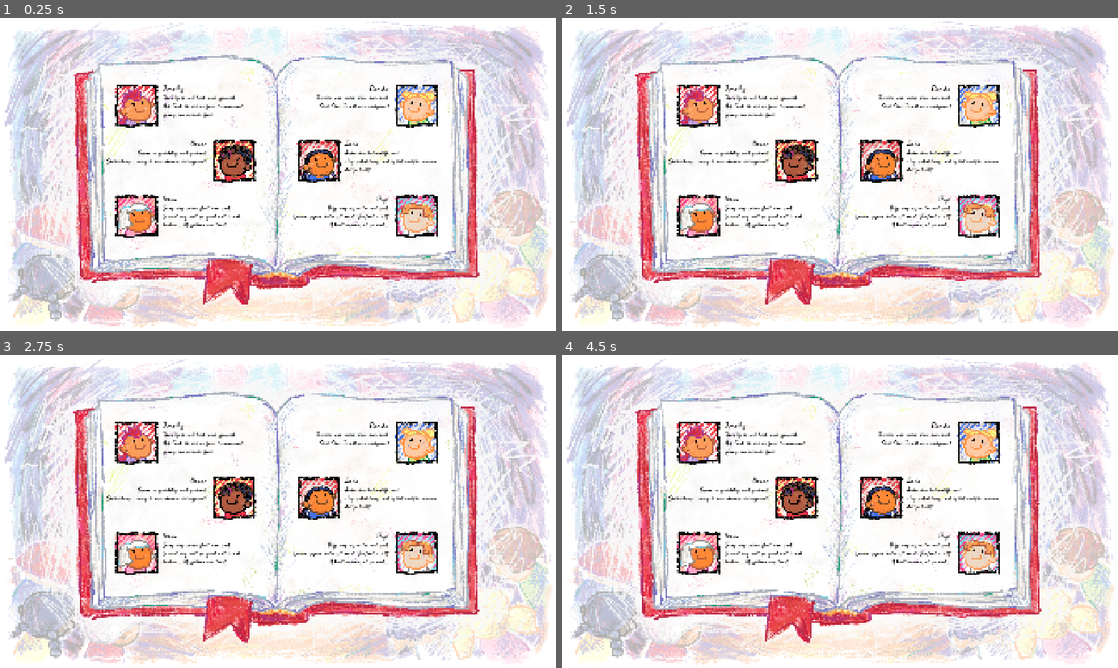
Above: before the commit, frames 1-4 (two rows, left to right).
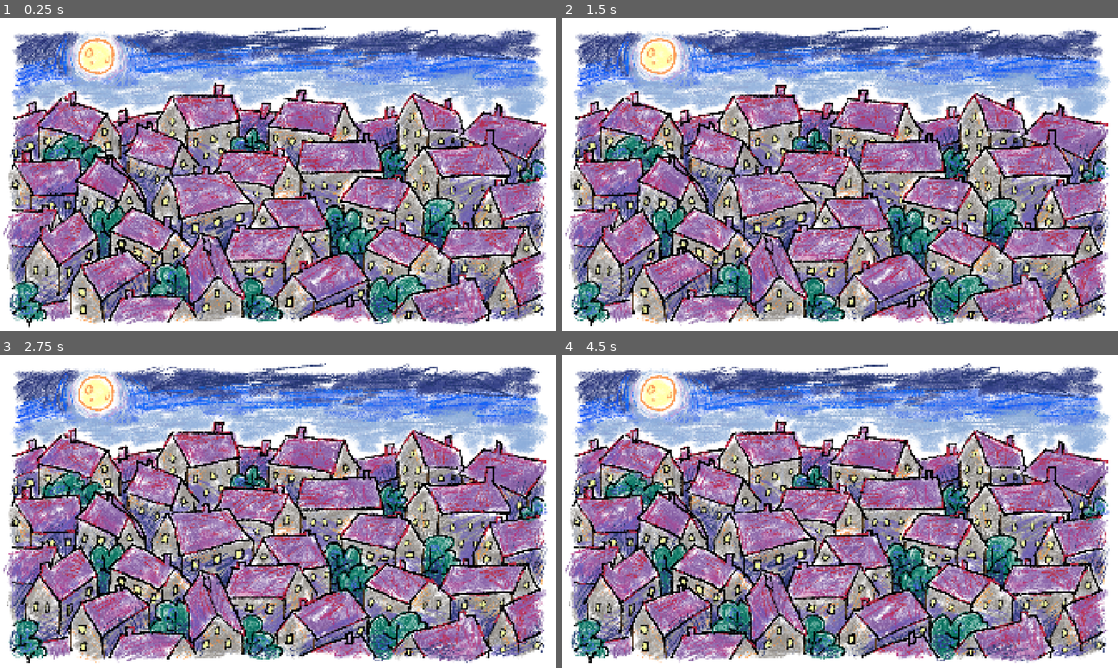
Above: after the commit, the same moments.

Repository: shikariix/sintjam2026
Game: Godot game, scene res://assets/scenes/joscenes/joscene_main.tscn
Same seed, same stepped clock (60 frames per second), same inputs: the game is played once before the commit and once after it. This scene is started directly instead of the project's main scene.
Inputs (mouse positions are in pixels of both pictures, inside the frame that each line leads up to):
- Up to frame 1 (0.25 s): no input
- Up to frame 2 (1.5 s): move the mouse to (962, 158) at 0.52 s; click (962, 158) at 0.67 s; tap Enter at 1.25 s; drag from (728, 190) to (812, 237) at 1.27 s
- Up to frame 3 (2.75 s): move the mouse to (333, 442) at 2.02 s; click (333, 442) at 2.17 s
- Up to frame 4 (4.5 s): drag from (812, 574) to (673, 464) at 2.77 s; move the mouse to (1006, 558) at 3.52 s; click (1006, 558) at 3.67 s; tap Space at 4.25 s; drag from (673, 464) to (756, 433) at 4.27 s

The runs differ from the first frame. In frame 1, 85% of the frame differs, in the area x 0-100%, y 1-99%; in frame 2, 85%; in frame 3, 85%; in frame 4, 85%.

Commit message:
Add dorp visuals 🏘🏡

Diff:
--- a/assets/scenes/joscenes/joscene_main.tscn
+++ b/assets/scenes/joscenes/joscene_main.tscn
@@ -2,6 +2,7 @@
 
 [ext_resource type="PackedScene" uid="uid://volwgq0ep10r" path="res://assets/scenes/visuals/visuals_scene_01.tscn" id="1_0cnvd"]
 [ext_resource type="PackedScene" uid="uid://dltnym1xr6reo" path="res://assets/scenes/ui/ui_boek.tscn" id="2_ax352"]
+[ext_resource type="PackedScene" uid="uid://d2kolqb0wws4w" path="res://assets/scenes/visuals/visuals_scene_03.tscn" id="2_oribv"]
 
 [sub_resource type="StyleBoxFlat" id="StyleBoxFlat_xbecr"]
 bg_color = Color(1, 1, 1, 1)
@@ -18,6 +19,10 @@
 grow_vertical = 2
 theme_override_styles/panel = SubResource("StyleBoxFlat_xbecr")
 
-[node name="Visuals_S01_OpSchoot" parent="CanvasLayer" unique_id=661635230 instance=ExtResource("1_0cnvd")]
+[node name="visuals_scene_01" parent="CanvasLayer" unique_id=661635230 instance=ExtResource("1_0cnvd")]
+visible = false
 
-[node name="UI_Boek" parent="CanvasLayer" unique_id=1467709420 instance=ExtResource("2_ax352")]
+[node name="visuals_scene_03" parent="CanvasLayer" unique_id=546237335 instance=ExtResource("2_oribv")]
+
+[node name="ui_boek" parent="CanvasLayer" unique_id=1467709420 instance=ExtResource("2_ax352")]
+visible = false
--- a/assets/scenes/ui/ui_book_kidcontainer.tscn
+++ b/assets/scenes/ui/ui_book_kidcontainer.tscn
@@ -133,6 +133,10 @@
 layout_mode = 2
 text = "-Zoet geweest?-"
 
+[node name="Spacer" type="Control" parent="HBoxContainer/MarginContainer/VBoxContainer" unique_id=950723220]
+custom_minimum_size = Vector2(0, 15)
+layout_mode = 2
+
 [node name="RequestedGift" type="Label" parent="HBoxContainer/MarginContainer/VBoxContainer" unique_id=1527154135]
 custom_maximum_size = Vector2(470, -1)
 layout_mode = 2
--- a/assets/scenes/visuals/visuals_scene_01.tscn
+++ b/assets/scenes/visuals/visuals_scene_01.tscn
@@ -1,11 +1,7 @@
 [gd_scene format=3 uid="uid://volwgq0ep10r"]
 
-[ext_resource type="Script" uid="uid://dev8lfy3tv3y1" path="res://assets/scripts/josientest/generate_random_kids.gd" id="1_m0uoy"]
 [ext_resource type="Material" uid="uid://deoovtboa6nwc" path="res://assets/art/materials/m_kid_base.tres" id="2_tfdcd"]
 [ext_resource type="Material" uid="uid://dyi2f1fnmp23w" path="res://assets/art/materials/m_kid_hair.tres" id="3_j0jsv"]
-[ext_resource type="Resource" uid="uid://42yvf1ptb2ax" path="res://assets/resources/colorcoordinates/r_validcoords_skin.tres" id="4_fg5ui"]
-[ext_resource type="Resource" uid="uid://beycvawbffjre" path="res://assets/resources/colorcoordinates/r_validcoords_shirt.tres" id="5_e6fmw"]
-[ext_resource type="Resource" uid="uid://bdfqlr7clie41" path="res://assets/resources/colorcoordinates/r_validcoords_hair.tres" id="6_hftg4"]
 [ext_resource type="Script" uid="uid://w2q2ld2nq8q5" path="res://assets/scripts/josientest/display_kid.gd" id="7_y8kie"]
 [ext_resource type="Resource" uid="uid://dp7up1miikum8" path="res://assets/resources/kids/r_kid_jimothy.tres" id="8_p0vdf"]
 [ext_resource type="Texture2D" uid="uid://b47jewflpicg3" path="res://assets/art/textures/concept-art-placeholders/T_Concept_Scene01_OpSchoot.png" id="9_j4rv2"]
@@ -36,14 +32,6 @@
 grow_horizontal = 2
 grow_vertical = 2
 
-[node name="Generate_Random_Kid" type="Node" parent="." unique_id=852471993]
-script = ExtResource("1_m0uoy")
-basematerial = ExtResource("2_tfdcd")
-hairmaterial = ExtResource("3_j0jsv")
-skin_coords = ExtResource("4_fg5ui")
-shirt_coords = ExtResource("5_e6fmw")
-hair_coords = ExtResource("6_hftg4")
-
 [node name="Apply_Kid_Data" type="Node" parent="." unique_id=1501139519 node_paths=PackedStringArray("kid_base_visuals", "kid_hair_visuals")]
 script = ExtResource("7_y8kie")
 debug_data = ExtResource("8_p0vdf")
--- /dev/null
+++ b/assets/scenes/visuals/visuals_scene_03.tscn
@@ -0,0 +1,105 @@
+[gd_scene format=3 uid="uid://d2kolqb0wws4w"]
+
+[ext_resource type="Material" uid="uid://ba2n3w1hy18s3" path="res://assets/art/materials/m_main.tres" id="1_xgq50"]
+[ext_resource type="Texture2D" uid="uid://dkblq0isdl373" path="res://assets/art/textures/s03_dorp/T_S01_BG_0_color.png" id="2_b1xee"]
+[ext_resource type="Texture2D" uid="uid://tdnf2tbv276j" path="res://assets/art/textures/s03_dorp/T_S01_BG_1_color.png" id="3_63mdi"]
+[ext_resource type="Texture2D" uid="uid://crvqq14i1looa" path="res://assets/art/textures/s03_dorp/T_S01_Dorp_0_color.png" id="4_ca15l"]
+[ext_resource type="Texture2D" uid="uid://b8k7vamwbfnoh" path="res://assets/art/textures/s03_dorp/T_S01_Dorp_1_accidentals.png" id="5_wkbfy"]
+[ext_resource type="Texture2D" uid="uid://dpp0ry6q6gxje" path="res://assets/art/textures/s03_dorp/T_S01_Dorp_2_shading.png" id="6_lxbw3"]
+[ext_resource type="Texture2D" uid="uid://bq5b30622c64f" path="res://assets/art/textures/s03_dorp/T_S01_Dorp_3_line.png" id="7_0crmc"]
+[ext_resource type="Texture2D" uid="uid://d3bwgqpi0760k" path="res://assets/art/textures/s03_dorp/T_S01_Dorp_4_lineextra.png" id="8_dagpb"]
+
+[node name="visuals_scene_03" type="Control" unique_id=546237335]
+layout_mode = 3
+anchors_preset = 15
+anchor_right = 1.0
+anchor_bottom = 1.0
+grow_horizontal = 2
+grow_vertical = 2
+
+[node name="Background" type="Control" parent="." unique_id=543041138]
+layout_mode = 1
+anchors_preset = 15
+anchor_right = 1.0
+anchor_bottom = 1.0
+offset_right = 640.0
+offset_bottom = 360.0
+grow_horizontal = 2
+grow_vertical = 2
+scale = Vector2(0.75, 0.75)
+
+[node name="BG_Color" type="TextureRect" parent="Background" unique_id=128587289]
+modulate = Color(0, 1, 1, 1)
+material = ExtResource("1_xgq50")
+layout_mode = 1
+anchors_preset = 15
+anchor_right = 1.0
+anchor_bottom = 1.0
+grow_horizontal = 2
+grow_vertical = 2
+texture = ExtResource("2_b1xee")
+
+[node name="BG_Color_Scribble" type="TextureRect" parent="Background" unique_id=690478052]
+modulate = Color(0.2509804, 1, 1, 1)
+material = ExtResource("1_xgq50")
+layout_mode = 1
+anchors_preset = 15
+anchor_right = 1.0
+anchor_bottom = 1.0
+grow_horizontal = 2
+grow_vertical = 2
+texture = ExtResource("3_63mdi")
+
+[node name="Color" type="TextureRect" parent="Background" unique_id=344914728]
+modulate = Color(0.38039216, 1, 1, 1)
+material = ExtResource("1_xgq50")
+layout_mode = 1
+anchors_preset = 15
+anchor_right = 1.0
+anchor_bottom = 1.0
+grow_horizontal = 2
+grow_vertical = 2
+texture = ExtResource("4_ca15l")
+
+[node name="Accidentals" type="TextureRect" parent="Background" unique_id=544247237]
+modulate = Color(0.5254902, 1, 1, 1)
+material = ExtResource("1_xgq50")
+layout_mode = 1
+anchors_preset = 15
+anchor_right = 1.0
+anchor_bottom = 1.0
+grow_horizontal = 2
+grow_vertical = 2
+texture = ExtResource("5_wkbfy")
+
+[node name="Shading" type="TextureRect" parent="Background" unique_id=1260718807]
+modulate = Color(0.6392157, 1, 1, 1)
+material = ExtResource("1_xgq50")
+layout_mode = 1
+anchors_preset = 15
+anchor_right = 1.0
+anchor_bottom = 1.0
+grow_horizontal = 2
+grow_vertical = 2
+texture = ExtResource("6_lxbw3")
+
+[node name="Line" type="TextureRect" parent="Background" unique_id=1023477277]
+modulate = Color(0.81960785, 1, 1, 1)
+material = ExtResource("1_xgq50")
+layout_mode = 1
+anchors_preset = 15
+anchor_right = 1.0
+anchor_bottom = 1.0
+grow_horizontal = 2
+grow_vertical = 2
+texture = ExtResource("7_0crmc")
+
+[node name="LineExtra" type="TextureRect" parent="Background" unique_id=1358368411]
+material = ExtResource("1_xgq50")
+layout_mode = 1
+anchors_preset = 15
+anchor_right = 1.0
+anchor_bottom = 1.0
+grow_horizontal = 2
+grow_vertical = 2
+texture = ExtResource("8_dagpb")
--- a/assets/scripts/josientest/display_kid.gd
+++ b/assets/scripts/josientest/display_kid.gd
@@ -25,6 +25,7 @@
 	if debug_data != null:
 		_apply_kid_data(debug_data)
 
+	# swap between left / right version of row in book scene
 	if text_container != null:
 		if image_side == SIDE.RIGHT:
 			text_container.layout_direction = Control.LAYOUT_DIRECTION_RTL
@@ -34,14 +35,16 @@
 		kid_image_right.visible = (image_side == SIDE.RIGHT)
 
 func _apply_kid_data(data : Kid_Data):
+	# set text fields based on kid data (for book scene)
 	if kid_name != null:
 		kid_name.text = data.name
 	if kid_sweetness != null:
-		kid_sweetness.text = str(data.sweetness)
-		kid_sweetness.text = data.name + Kid_Data.sweetness_comments[int(floor(data.sweetness * (Kid_Data.sweetness_comments.size() - 1)))]
+		# sweetness text is based on the float in the kid data, and then picks the best comment for that
+		kid_sweetness.text = data.name + Kid_Data.sweetness_comments[int(floor(data.sweetness * 1.1 * (Kid_Data.sweetness_comments.size() - 1)))]
 	if kid_request != null:
-		kid_request.text = data.request
+		kid_request.text = '\"' + data.request + '\"'
 
+	# set local materials, and set parameters based on kid data
 	if base_material == null:
 		base_material = base_material_src.duplicate()
 		for visual : TextureRect in kid_base_visuals:
Not shown, changed: _ToDo_Josien.txt
Binary file added: assets/art/textures/s03_dorp/T_S01_BG_0_color.png
Not shown, added: assets/art/textures/s03_dorp/T_S01_BG_0_color.png.import
Binary file added: assets/art/textures/s03_dorp/T_S01_BG_1_color.png
Not shown, added: assets/art/textures/s03_dorp/T_S01_BG_1_color.png.import
Binary file added: assets/art/textures/s03_dorp/T_S01_Dorp_0_color.png
Not shown, added: assets/art/textures/s03_dorp/T_S01_Dorp_0_color.png.import
Binary file added: assets/art/textures/s03_dorp/T_S01_Dorp_1_accidentals.png
Not shown, added: assets/art/textures/s03_dorp/T_S01_Dorp_1_accidentals.png.import
Binary file added: assets/art/textures/s03_dorp/T_S01_Dorp_2_shading.png
Not shown, added: assets/art/textures/s03_dorp/T_S01_Dorp_2_shading.png.import
Binary file added: assets/art/textures/s03_dorp/T_S01_Dorp_3_line.png
(and 3 more such lines)
